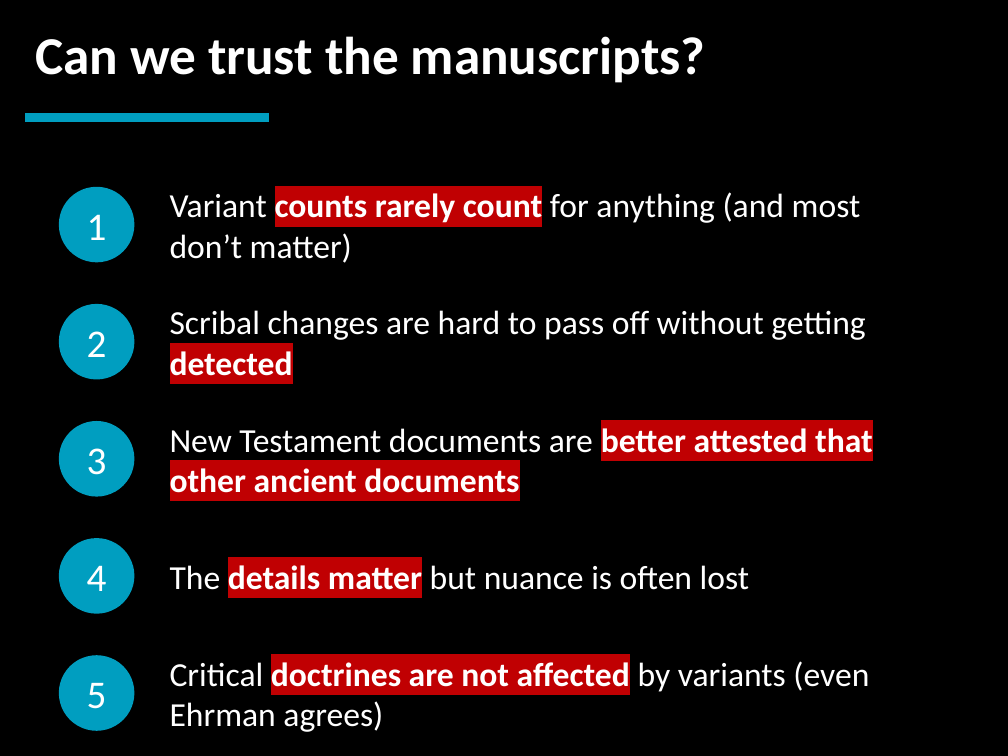
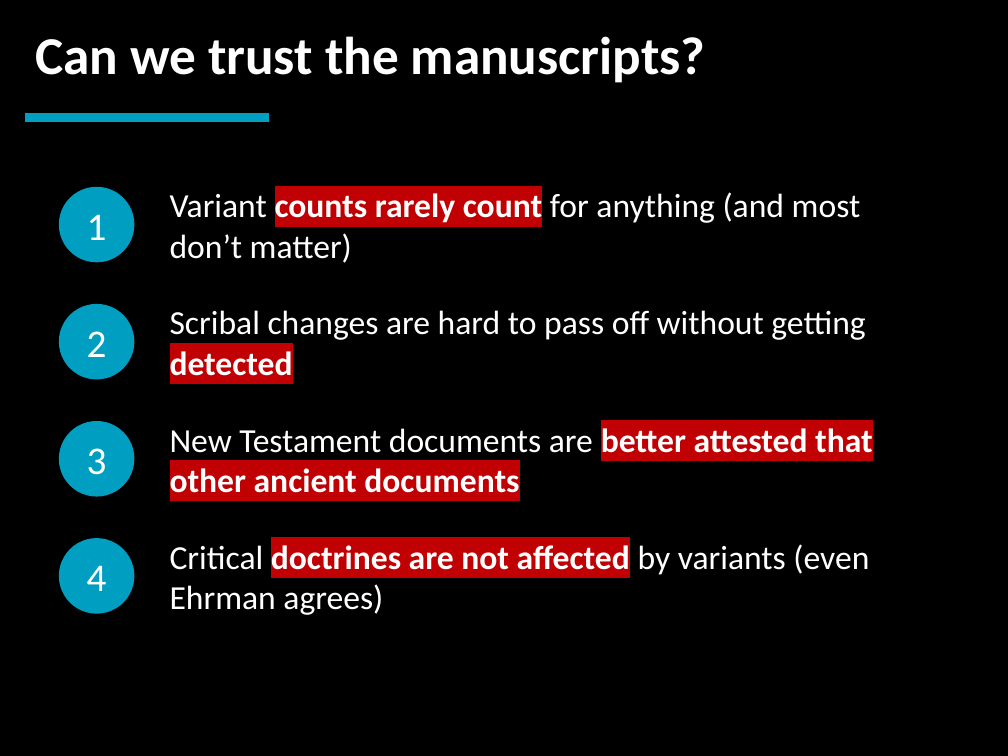
Before and after one commit to LukeMurphey/Ai1L, a slide deck: slide 6 of companion-website/public/files/22. Is the New Testament Corrupted.pptx. Drawn at 1008x756 pixels with LibreOffice and Linux fonts; fonts in the diff are those of the drawing. Boxes give left, top, right and bottom in pixels: in the first picture for what was removed or moved away, otherwise in the second. Text is boxed around its words. In the diff, an @@ line names an element or a change of style, - is before the commit and + after.

Commit message:
Adding data for variants

```diff
--- a/companion-website/public/files/22. Is the New Testament Corrupted.pptx
+++ b/companion-website/public/files/22. Is the New Testament Corrupted.pptx
@@ text at <box>170,544,869,615</box>: text changed @@
-The details matter but nuance is often lost
+Critical doctrines are not affected by variants (even Ehrman agrees)
@@ ellipse removed at <box>58,655,134,731</box> @@
-5
@@ text removed at <box>170,661,869,732</box> @@
-Critical doctrines are not affected by variants (even Ehrman agrees)
```
Also in this commit, not shown: 6 other slides changed, 2 slides added, 1 slide removed.
